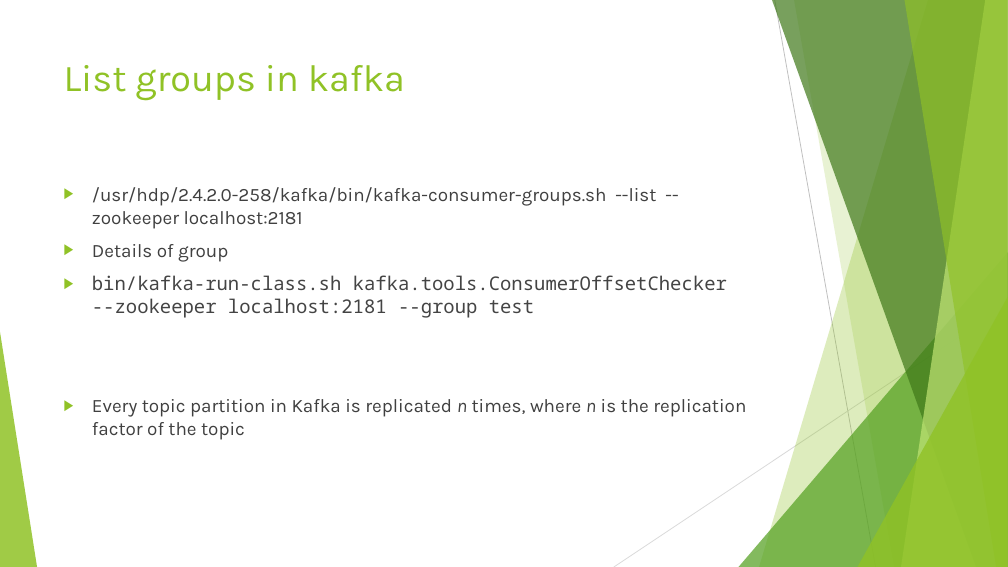
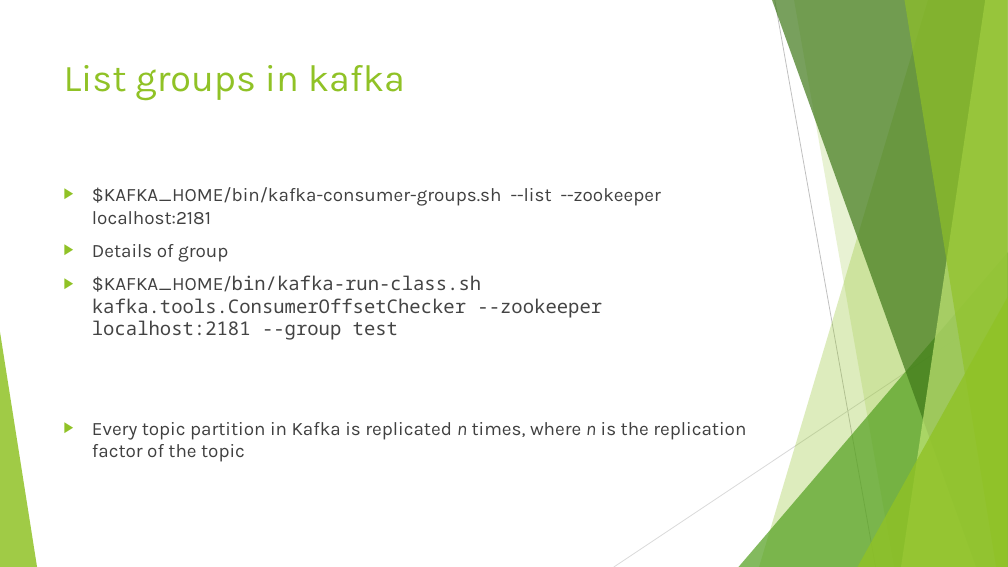
Before and after one commit to ketankk/BDppt, a slide deck: slide 7 of ppt/Kafka.pptx (slide 6 before the commit). Drawn at 1008x567 pixels with LibreOffice and Linux fonts; fonts in the diff are those of the drawing. Boxes give left, top, right and bottom in pixels: in the first picture for what was removed or moved away, otherwise in the second. Text is boxed around its words. In the diff, an @@ line names an element or a change of style, - is before the commit and + after.

```diff
--- a/ppt/Kafka.pptx
+++ b/ppt/Kafka.pptx
@@ text at (92, 187, 661, 224): text changed @@
-▶ /usr/hdp/2.4.2.0-258/kafka/bin/kafka-consumer-groups.sh --list --zookeeper localhost:2181
+▶ $KAFKA_HOME/bin/kafka-consumer-groups.sh --list --zookeeper localhost:2181
@@ text at (92, 275, 602, 340): text changed @@
-▶ bin/kafka-run-class.sh kafka.tools.ConsumerOffsetChecker --zookeeper localhost:2181 --group test
+▶ $KAFKA_HOME/bin/kafka-run-class.sh kafka.tools.ConsumerOffsetChecker --zookeeper localhost:2181 --group test
```
Also in this commit, not shown: 2 other slides changed, 1 slide added, 3 slides removed, 10 other files.
